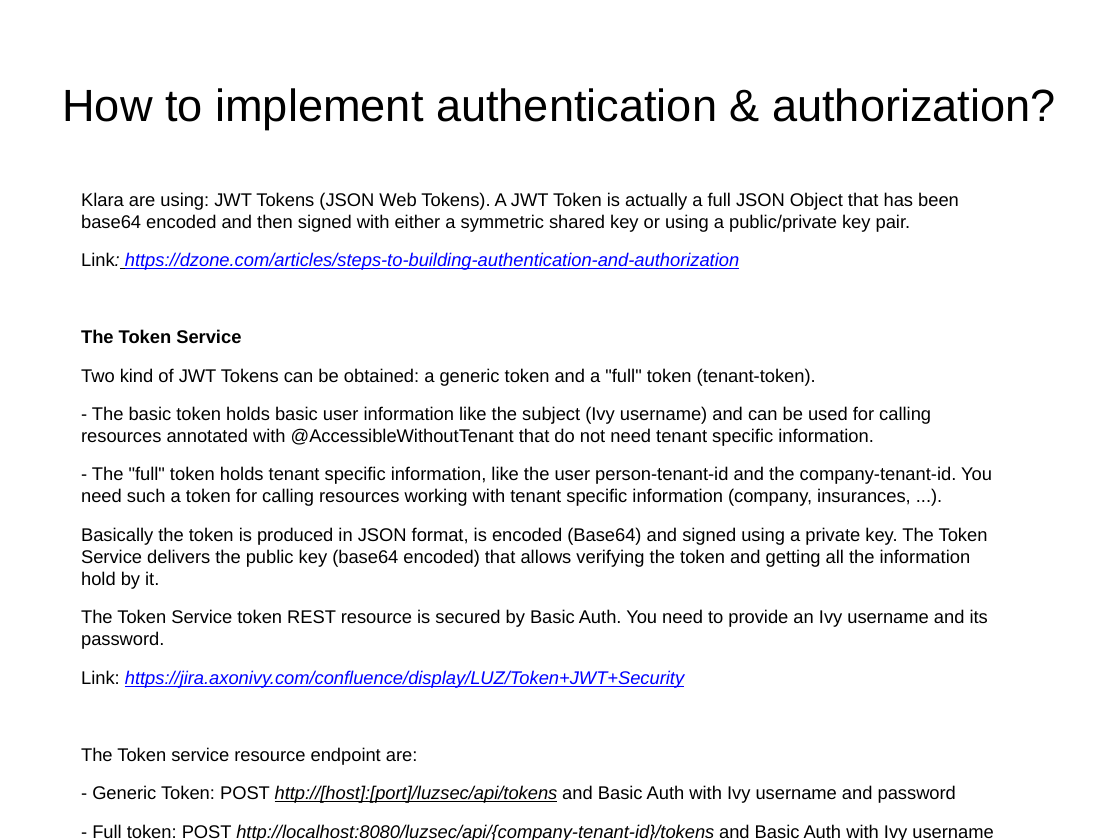
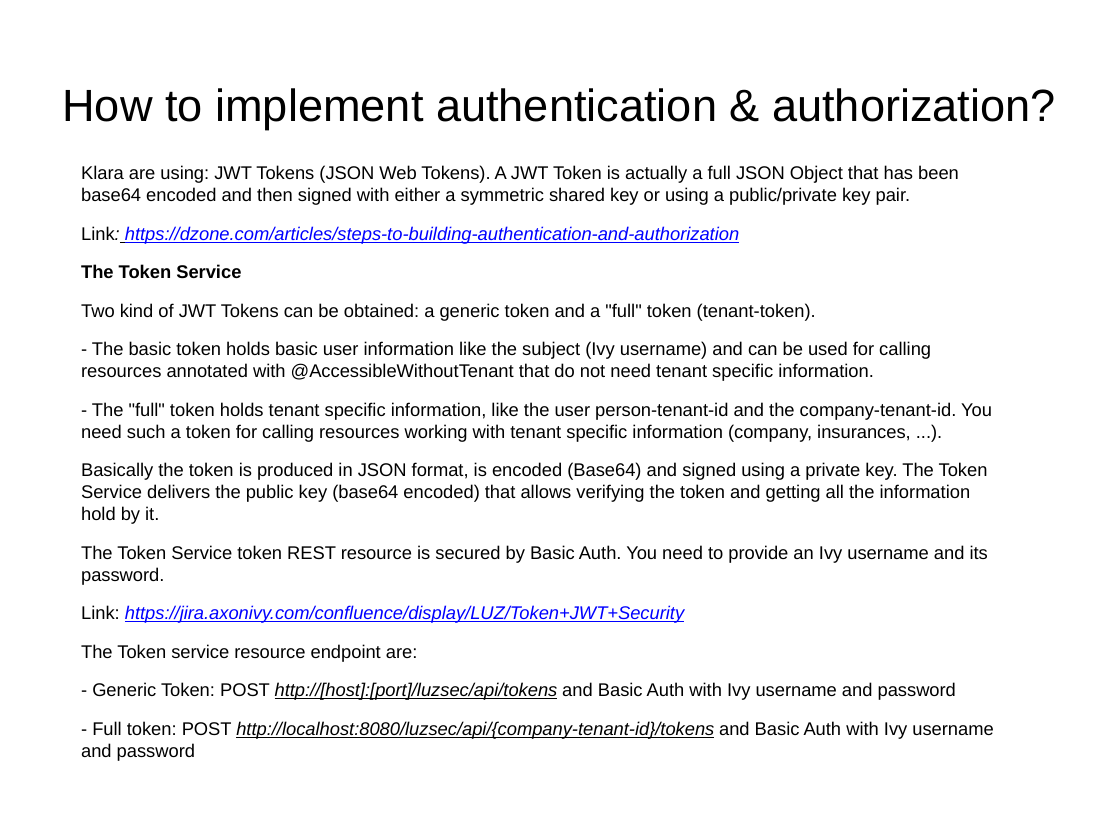
Before and after one commit to truongphan/documents, a slide deck: slide 8 of KnowlegdeOverview.pptx. Drawn at 1120x840 pixels with LibreOffice and Linux fonts; fonts in the diff are those of the drawing. Boxes give left, top, right and bottom in pixels: in the first picture for what was removed or moved away, otherwise in the second. Text is boxed around its words. In the diff, an @@ line names an element or a change of style, - is before the commit and + after.

Commit message:
Update format

```diff
--- a/KnowlegdeOverview.pptx
+++ b/KnowlegdeOverview.pptx
@@ text "Klara are using: JWT Tokens ..." rewrapped from [81,192,993,840] to [81,165,993,760] @@
```
Also in this commit, not shown: 6 other slides changed, 7 other files.
